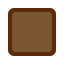
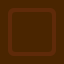
Revision of a layered w=64, h=64 image; what changed, layer by layer:
added group "Logo Colour" with 2 layers above "Logo Outline" over <box>0,0,64,64</box>
renamed "Logo" to "Logo Colour Explored", hid it, moved it into group "Logo Colour", painted on it, unmasked it over <box>0,0,64,64</box>
renamed "Logo_Outline" to "Logo Colour Unexplored", moved it into group "Logo Colour", painted on it, unmasked it over <box>0,0,64,64</box>
added group "Logo Outline" with 2 layers above "Background Fill Explored" over <box>0,0,64,64</box>
added layer "Logo Outline Unexplored" in group "Logo Outline" over <box>0,0,64,64</box>
renamed "Background_Fill" to "Background Fill Explored", hid it over <box>12,12,52,52</box>
added layer "Background Fill Unexplored" over <box>12,12,52,52</box>
